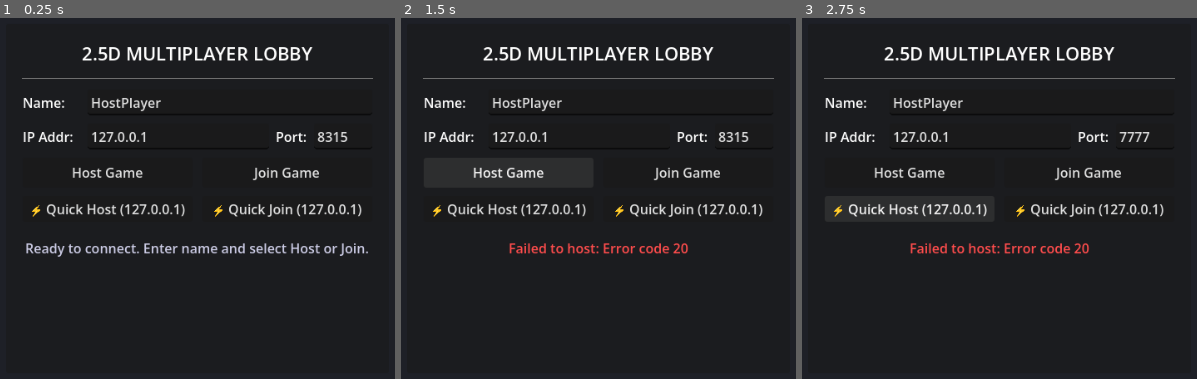
Above: before the commit, frames 1-3 (left to right).
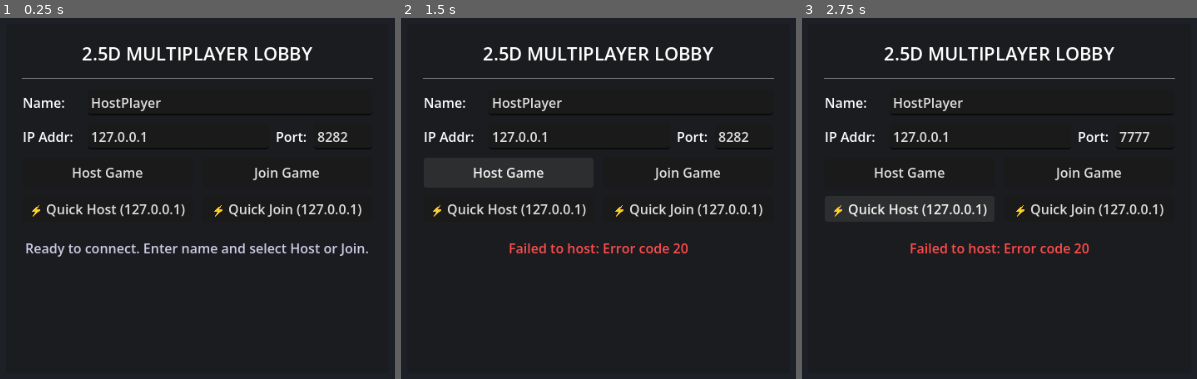
Above: after the commit, the same moments.

Repository: AllanWang/Into-the-Wild
Game: Godot game, scene res://ui/lobby.tscn
Two runs of this game, one before a commit and one after it. Both use one fixed random seed, a clock stepped at 60 frames per second and the inputs below.
Inputs:
- Up to frame 1 (0.25 s): no input
- Up to frame 2 (1.5 s): tap Enter at 0.5 s; hold D (move_right) 0.53-1.25 s; click "Host Game" at 1.25 s
- Up to frame 3 (2.75 s): click "⚡ Quick Host (127.0.0.1)" at 2 s

The runs differ from the first frame. In frame 1, 0.1% of the frame differs, in the area x 82-89%, y 31-35%; in frame 2, 0.1%; in frame 3, nothing differs.

Commit message:
feat(mcp): install and enable godot-ai plugin and document editor workflow rules

Diff:
--- a/project.godot
+++ b/project.godot
@@ -19,6 +19,7 @@
 
 DebugTools="*res://debug_tools.gd"
 NetworkManager="*res://network/network_manager.gd"
+_mcp_game_helper="*res://addons/godot_ai/runtime/game_helper.gd"
 
 [display]
 
@@ -26,6 +27,10 @@
 window/size/viewport_height=720
 window/size/window_width_override=960
 window/size/window_height_override=540
+
+[editor_plugins]
+
+enabled=PackedStringArray("res://addons/godot_ai/plugin.cfg")
 
 [global_group]
 
@@ -61,13 +66,10 @@
 [rendering]
 
 textures/canvas_textures/default_texture_filter=0
-scaling_3d/mode=0
-scaling_3d/scale=0.5
 rendering_device/driver.windows="d3d12"
-lights_and_shadows/directional_shadow/size=4096
 lights_and_shadows/directional_shadow/soft_shadow_filter_quality=0
 lights_and_shadows/positional_shadow/soft_shadow_filter_quality=0
-lights_and_shadows/positional_shadow/atlas_size=4096
+scaling_3d/scale=0.5
 
 [shader_globals]
 
Not shown, changed: .agents/GODOT_RULES.md
Not shown, changed: .agents/TESTING_AND_SETUP.md
Not shown, changed: .agents/skills/setup-godot-ai-mcp/SKILL.md
Not shown, changed: .agents/skills/setup-godot-ai-mcp/scripts/setup.ps1
